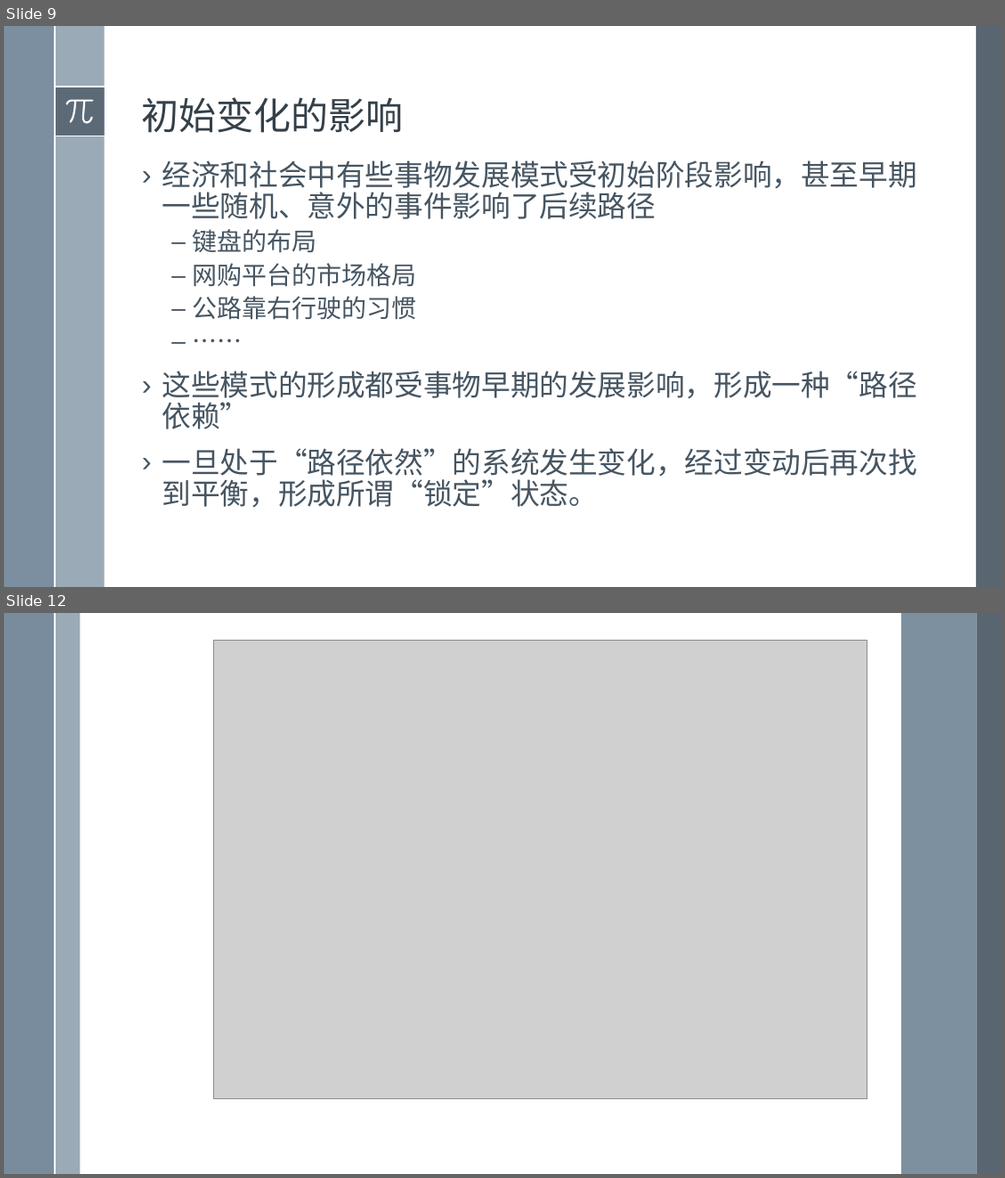
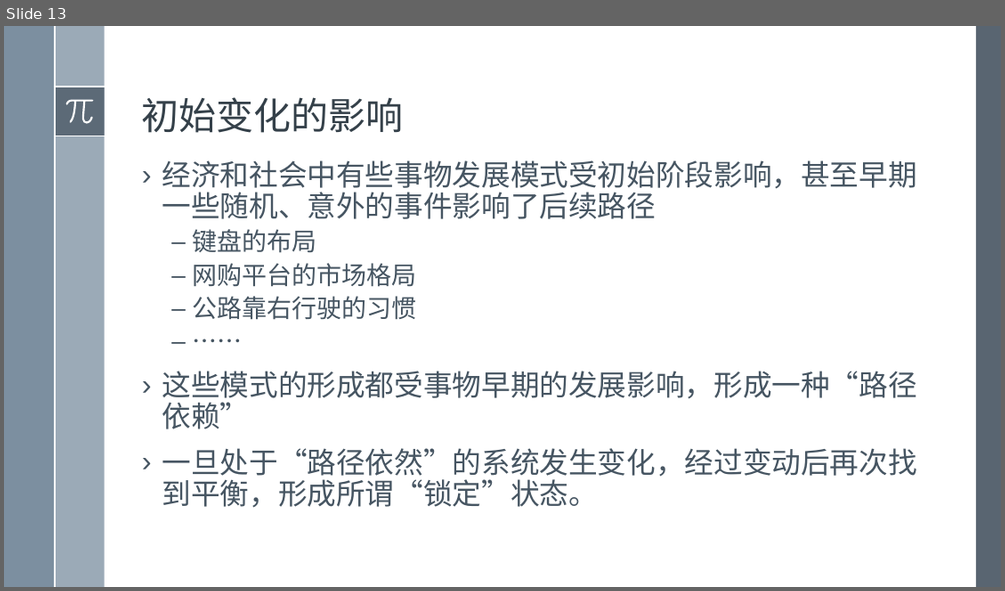
Before and after one commit to exoplanetX/SystemDynamics, a slide deck: 系统仿真-10- 正反馈和路径依赖（编写中）.pptx. Shown one above the other, each under a label of ours: slides 9 and 12 before the commit, slide 13 after it; the slides between them are not shown. The pictures are 1005x1178 and 1005x591 pixels, drawn with LibreOffice and Linux fonts; fonts in the diff are those of the drawing; grey boxes stand for pictures. Boxes give left, top, right and bottom in pixels: in the first picture for what was removed or moved away, otherwise in the second. Text is boxed around its words. In the diff, an @@ line names an element or a change of style, - is before the commit and + after.

```diff
--- a/系统仿真-10- 正反馈和路径依赖（编写中）.pptx
+++ b/系统仿真-10- 正反馈和路径依赖（编写中）.pptx
@@ slide 12 removed at [4, 613, 1001, 1174], background #FFFFFF; not listed: 1 template element that a slide beside it also shows @@
@@ rectangle removed at [4, 613, 54, 1174] @@
@@ rectangle removed at [55, 613, 80, 1174] @@
@@ rectangle removed at [901, 613, 977, 1174] @@
@@ rectangle removed at [977, 613, 1001, 1174] @@
@@ picture removed at [214, 640, 867, 1098] @@
@@ what was slide 9 is now slide 13 @@
```
Also in this commit, not shown: 6 slides changed, 1 slide added, 1 other slide removed, 1 other file.
